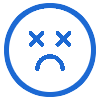
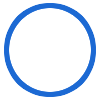
Layered file, before and after one edit (100×100). Changes by layer:
hid "Calque" over [9, 8, 91, 92]
hid "Calque #1" over [29, 31, 71, 71]
showed "Interieur_blanc", painted on it over [9, 8, 91, 92]
